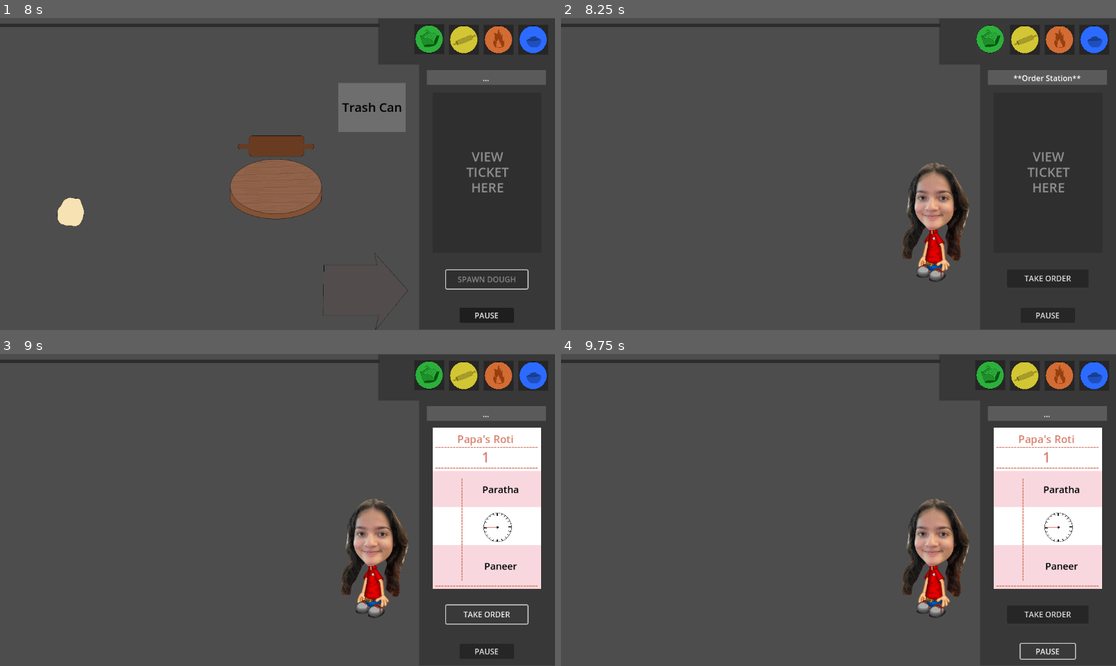
Above: before the commit, frames 1-4 (two rows, left to right).
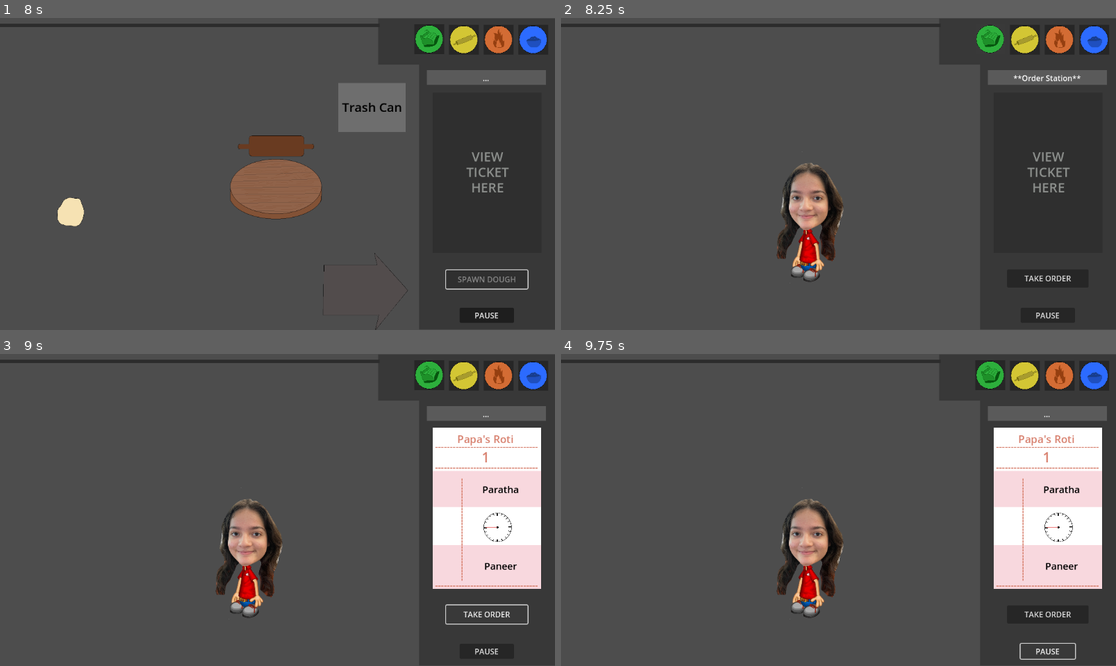
Above: after the commit, the same moments.

Repository: trishadar/PapasRotiria
Game: Godot game, scene res://main.tscn
The game is run twice, just before and just after one commit, with the same random seed, the same clock (stepped at 60 frames per second) and the same inputs.
Inputs (mouse positions are in pixels of both pictures, inside the frame that each line leads up to):
- Up to frame 1 (8 s): click "START GAME" at 0.5 s; click (488, 276) at 1.25 s; click (532, 39) at 2 s; click "PANEER" at 2.75 s; click "BUTTER CHICKEN" at 3.5 s; click "GOBI" at 4.25 s; click "FINISH ORDER" at 5 s; click (499, 39) at 5.75 s; click (466, 39) at 6.5 s; click "SPAWN DOUGH" at 7.25 s
- Up to frame 2 (8.25 s): click (988, 39) at 8 s
- Up to frame 3 (9 s): click "TAKE ORDER" at 8.75 s
- Up to frame 4 (9.75 s): click "PAUSE" at 9.5 s

Frame 1 is identical in both runs. In frame 2, 5.6% of the frame differs, in the area x 38-74%, y 46-85%; in frame 3, 5.6%; in frame 4, 5.6%.

Commit message:
Update order.tscn

Diff:
--- a/project/order.tscn
+++ b/project/order.tscn
@@ -61,7 +61,7 @@
 
 [node name="customer" parent="." instance=ExtResource("4_k7pnm")]
 z_index = -20
-position = Vector2(761, 426)
+position = Vector2(500, 426)
 scale = Vector2(0.7, 0.7)
 
 [connection signal="ready" from="." to="." method="_on_ready"]
